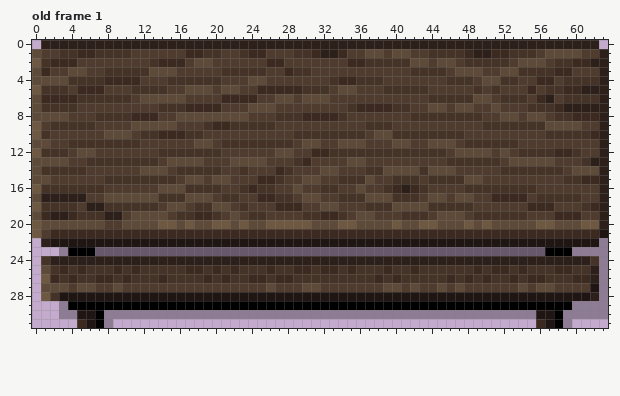
One commit to this pixel-art file: art/table.aseprite. Above: the version before the commit.
64x32 pixels, 1 frame. Colours within 5 levels of each other are drawn and written as one. Shown: old frame 1. The commit also changed other frames, which this record leaves out.
After:
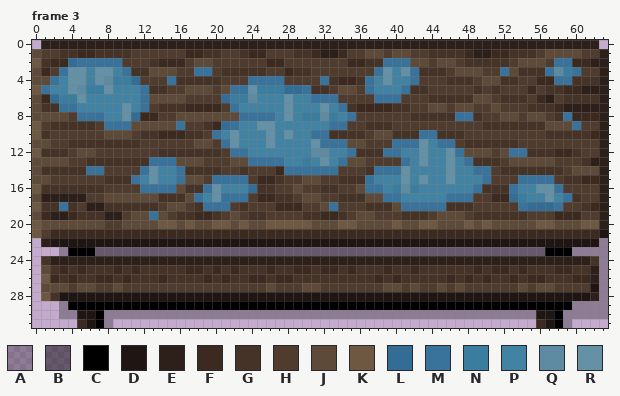
Palette (. is transparent): A #00000046  B #00000079  C #000000  D #1f1614  E #2d201a  F #3c2a20  G #453327  H #4f3c2e  J #5e4a38  K #6e5842  L #336c95  M #39729a  N #3b7d9f  P #4283a3  Q #5e8ba1  R #6491a6
A new or re-ordered frame is compared with the old frame closest to it.
Message: Different ocean levels for Table
What changed:
frames 1 -> 5
layer "water" opacity 67% added
--- frame 3 is new; against old frame 1, layer "water"
@@ x 0..63 @@
  1 JHHGGFFGGGGHHHHHHFFGGHHGFFHHHGGFEEFHHJJHJJHHGGGGFEEFFGGGHJJJJHHE
- 2 KGFFFHHHHHHHHGFFFHJJHHHHHHFFHHHHHHHFFGGGGGJJHJJHGGGGGHJJJHGGFFEE
- 3 JFHHJJHHGGGGGJJJHHHHHGGGGGHHFGGHHHHHHHHHHHGGGGHJJJHHJJGGGGFFHHHE
- 4 JJJJGGGGFFFFHHHGGGGGGHHHJJHHHHHHHGFFGGGHHHHHHHGGGHJJGGHHFFHGGGGE
- 5 KGGGHFFFHHHGGGGHHJJJHJJHHFFFFFGGGHJJHHHGGGGGHHHHHGHGHHHFHGGFFEEE
- 6 JFFFFGGGGGGHJJJJJHHHHFFFFHHJJHJJJHHHHHHHHHHHGGGGGJJHGGGHFEHGGGGE
- 7 JGGGGHHHHHHHHHGGGFFFFHHHJJJHHHHHHHHGFFFFGGHHJJHJJHHJHHHGGGFEEEEE
- 8 JJJJHHHGGGGFFFHHJJJJJJJJHHHGGGFFFFGHHHHHHHGGGGGGGGHHJJHJJHGGFFFE
- 9 KHGGGGGHHHHJJJJJHHHGFFGGGGGHHHHHHHHHHGGGHHHHHHHHHHGGGGGGGJJJJHHE
-10 KGHHHHHHJJJHGGFFFGGHHHHHHHHHHGGGGGGGGHJJGGGGGGGGHHHHHHHHHGGGGGFE
-11 JJHHGGGGGGGGHHHHHHJJHGGGGGGGGHJJHHJJJHHHJJHHJJJHGGGGGGHHHHHHHHHE
-12 KGGGHJJHHHHHHHGGGGGGGHHHHHHJJHHFFGGGGGGGGGGGGGHJJJJHJHGGGGFFGHHE
-13 JJJJHHGGGGGGGGHJJJJHHHJJJJHHHGFHHHHJJHHHHHHHHHGGGGGGHJJJJJHHHGEE
-14 JGGGGGHHHHHHJJJHGGGGGHHGHHHFGHHHJJHHHGGJJJJGJJJHHHHHGGGGGGGHJJJE
-15 JJHHHHHHGGGGGGGGHJJHJJHHHFFGHHJJHHGGGJHHGGGHGGGGJJHHHHHHHHHGGFFE
-16 KGGGGGGGHHHHHHJJJGGGGHHGFGGHHJHHGGHHJHHGFEFGHHHHGGGGGGGGHHHHHHHE
-17 JEEEEEHHJJJJJJGGGJJJHGGHHFFGGHJJHHGGGJJJGGGHJJHJJHHFFFFHGGGGGHHE
-18 KGGGGHEEGGGGGGHJJHGGJJHGHHHFFFHHJJHHHGGGJJJJGGGGGHHHHHHFFFHHHGFE
-19 JFEEFGGGEEHJJJJHGGFFGHJHGGHHHHGGFFGHJJHHHGGGHJJJHGGGGGGHHHFFFHHE
+ 2 KGFFLMMMMMHHHGFFFHJJHHHHHHFFHHHHHHHFFGGMMMJJHJJHGGGGGHJJJHMMFFEE
+ 3 JFHMRRPRRPMGGJJJHHMMHGGGGGHHFGGHHHHHHHMRPRMGGGHJJJHHMJGGGMQNMHHE
+ 4 JJMPRRPRQNNLHHHMGGGGGHHHMMMMHHHHMGFFGMPRPPMHHHGGGHJJGGHHFFMMGGGE
+ 5 KMPPRQNNRPPPMGGHHJJJHJMMRNNNLLMGGHJJHMPPPMGGHHHHHGHGHHHFHGGFFEEE
+ 6 JFLNNRPPPPPPMJJJJHHHHLNNQPPPRPPMMMHHHHMMMHHHGGGGGJJHGGGHFEHGGGGE
+ 7 JGGMMPPPPPRPMHGGGFFFFHMPPPPPRPPPRPMGFFFFGGHHJJHJJHHJHHHGGGFEEEEE
+ 8 JJJJHMMMPPRLFFHHJJJJJJJMMMMPRPNNQNPMHHHHHHGGGGGMMGHHJJHJJHGMFFFE
+ 9 KHGGGGGHMMMJJJJJMHHGFLMPPRRPPPPPPMMHHGGGHHHHHHHHHHGGGGGGGJJJMHHE
+10 KGHHHHHHJJJHGGFFFGGHMPRPPPRPRPPMMGGGGHJJGGGMMGGGHHHHHHHHHGGGGGFE
+11 JJHHGGGGGGGGHHHHHHJJHMRPPPRPPPPRMMMJJHHHMMMRPMMHGGGGGGHHHHHHHHHE
+12 KGGGHJJHHHHHHHGGGGGGGHMMPPPPPPPQQPPMGGGMMPPRPPRMJJJHJMMGGGFFGHHE
+13 JJJJHHGGGGGGGMMMJJJHHHJJMMMMPPNPRPMJJHHHHMPRPPRPMGGGHJJJJJHHHGEE
+14 JGGGGGMMHHHHMRPPMGGGGHHGHHHFMMMMMMHHHGMMMRPPPPRPPMMHGGGGGGGHJJJE
+15 JJHHHHHHGGGMPRPPMJJHMMMMHFFGHHJJHHGGGMPPPRPRPPRPPPMHHHMMMMHGGFFE
+16 KGGGGGGGHHHHMMMMJGGMRPPPLGGHHJHHGGHHJMMPNQNPPPPPPMGGGMPPRRMHHHHE
+17 JEEEEEHHJJJJJJGGGJMPRMMMHFFGGHJJHHGGGJJMMPPPPPMMMHHFFLNPPRPMGHHE
+18 KGGMGHEEGGGGGGHJJHGMMMHGHHHFFFHHJMHHHGGGJMMMMMGGGHHHHHMLLLMHHGFE
+19 JFEEFGGGEEHJJMJHGGFFGHJHGGHHHHGGFFGHJJHHHGGGHJJJHGGGGGGHHHFFFHHE
 20 KJJJJJJJHHJJJJKKJKJJKKJKJJKKKKKJJJKKJJJJKJJKKJJJKJKJJJJJKKJJJKKE
